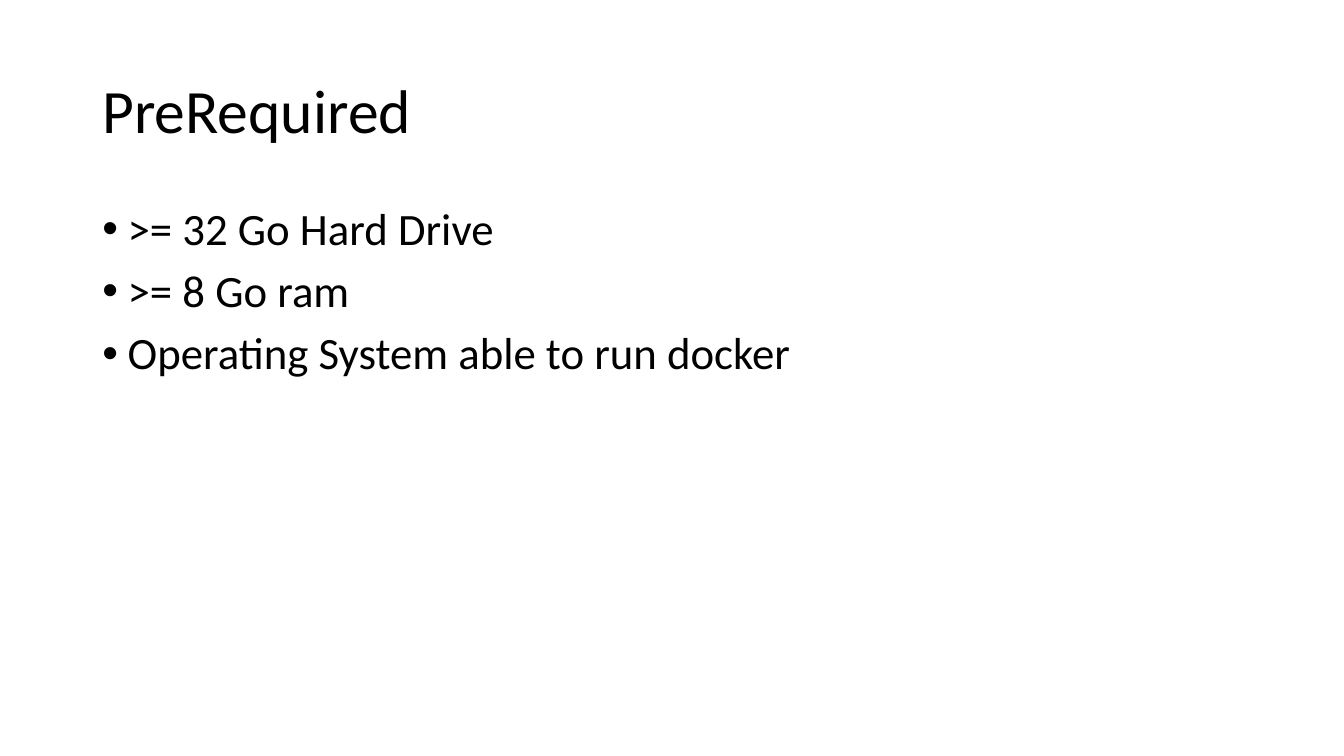
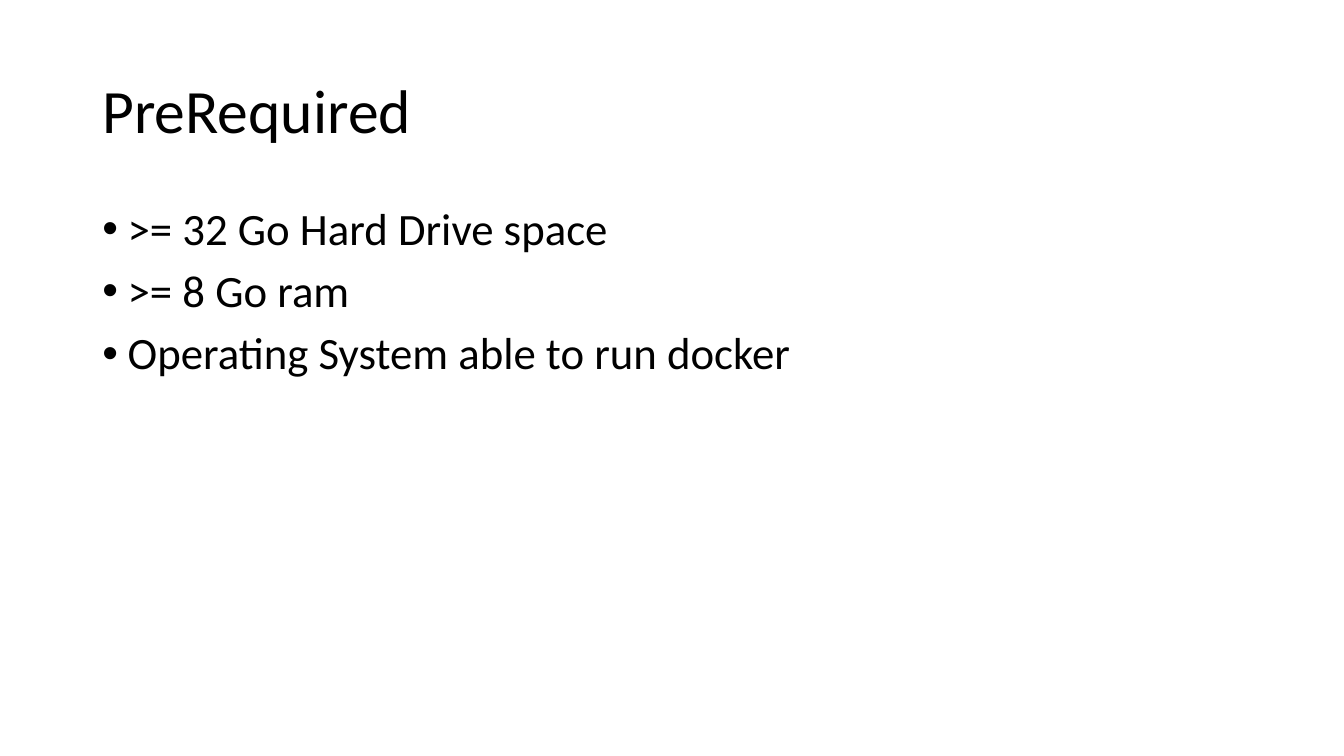
Before and after one commit to guillaume-chervet/course.dotnet, a slide deck: slide 6 of documentations/dotnet.pptx. Drawn at 1344x756 pixels with LibreOffice and Linux fonts; fonts in the diff are those of the drawing. Boxes give left, top, right and bottom in pixels: in the first picture for what was removed or moved away, otherwise in the second. Text is boxed around its words. In the diff, an @@ line names an element or a change of style, - is before the commit and + after.

```diff
--- a/documentations/dotnet.pptx
+++ b/documentations/dotnet.pptx
@@ text at <box>182,214,608,253</box>: text changed @@
-• >= 32 Go Hard Drive
+• >= 32 Go Hard Drive space
```
Also in this commit, not shown: 7 other slides changed, 11 slides added.
